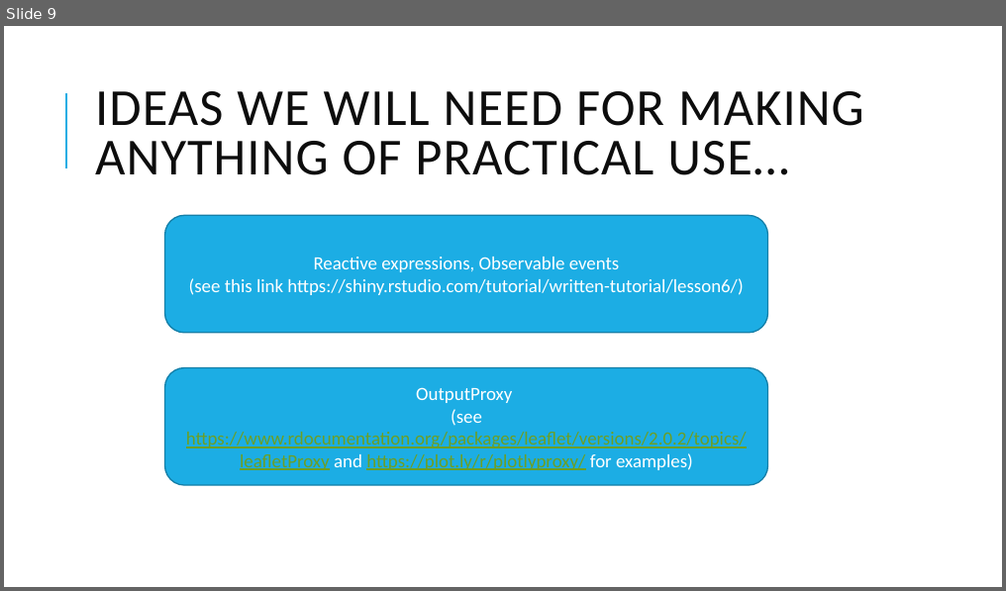
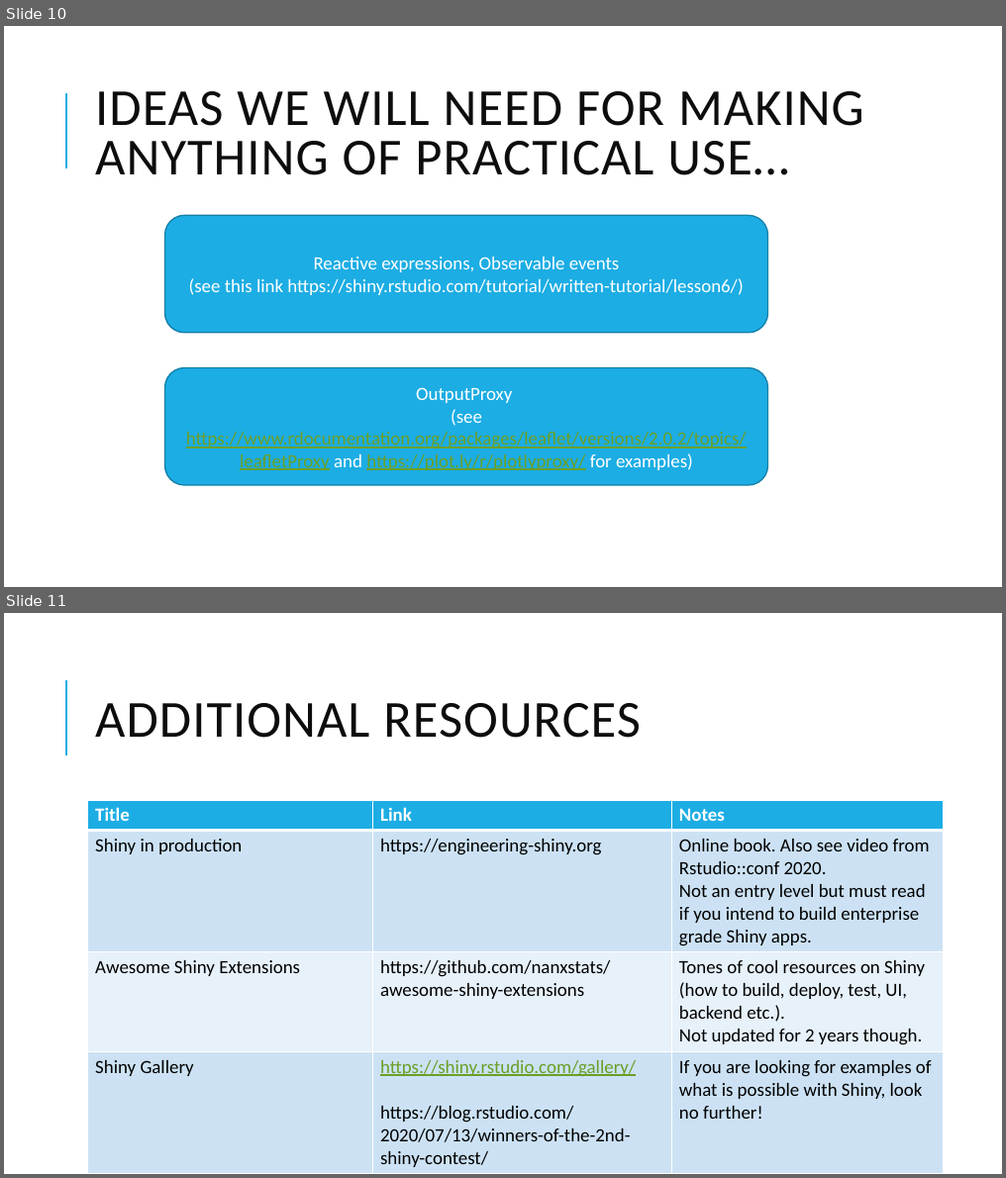
Before and after one commit to aarora79/shinydemo, a slide deck: Introduction to shiny.pptx. Shown one above the other, each under a label of ours: slide 9 before the commit, slides 10 and 11 after it. The pictures are 1006x591 and 1006x1178 pixels, drawn with LibreOffice and Linux fonts; fonts in the diff are those of the drawing. Boxes give left, top, right and bottom in pixels: in the first picture for what was removed or moved away, otherwise in the second. Text is boxed around its words. In the diff, an @@ line names an element or a change of style, - is before the commit and + after.

```diff
--- a/Introduction to shiny.pptx
+++ b/Introduction to shiny.pptx
@@ slide 11 added at <box>4,613,1002,1174</box>, background #FFFFFF; not listed: 1 template element that a slide beside it also shows @@
@@ title added at <box>95,703,641,738</box>, 50 pt, text #0D0D0D @@
+ADDITIONAL RESOURCES
@@ table added at <box>88,800,943,1171</box>, 4 rows, 3 columns @@
+Title | Link | Notes
+Shiny in production | https://engineering-shiny.org | Online book. Also see video from Rstudio::conf 2020. / Not an entry level but must read if you intend to build enterprise grade Shiny apps.
+Awesome Shiny Extensions | https://github.com/nanxstats/awesome-shiny-extensions | Tones of cool resources on Shiny (how to build, deploy, test, UI, backend etc.). / Not updated for 2 years though.
+Shiny Gallery | https://shiny.rstudio.com/gallery/ / https://blog.rstudio.com/2020/07/13/winners-of-the-2nd-shiny-contest/ | If you are looking for examples of what is possible with Shiny, look no further!
@@ what was slide 9 is now slide 10 @@
```
Also in this commit, not shown: 1 slide changed, 1 other slide added.
